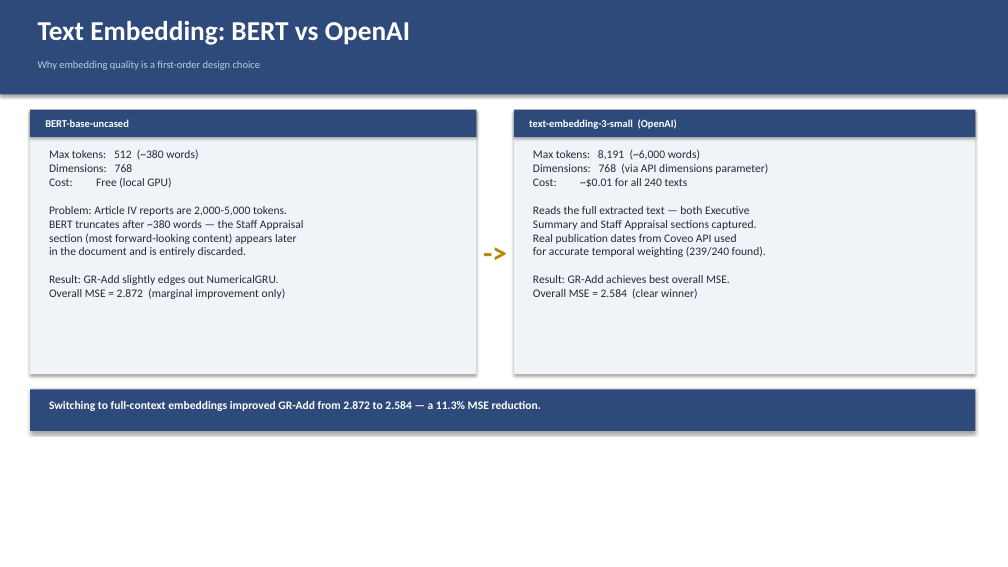
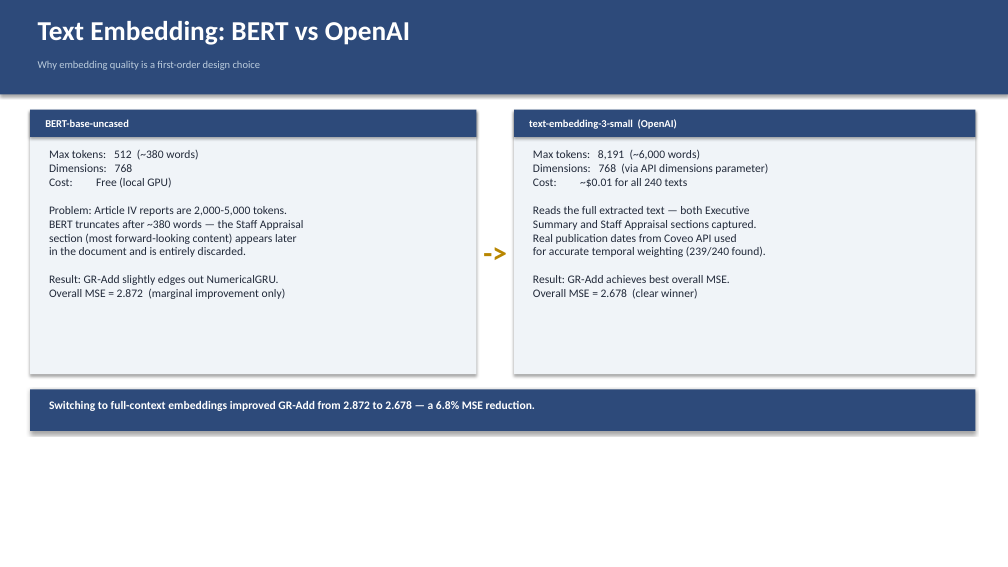
Before and after one commit to Akamemz/macro_forecasting, a slide deck: slide 4 of research/ppt/progress_week2.pptx. Drawn at 1008x567 pixels with LibreOffice and Linux fonts; fonts in the diff are those of the drawing. Boxes give left, top, right and bottom in pixels: in the first picture for what was removed or moved away, otherwise in the second. Text is boxed around its words. In the diff, an @@ line names an element or a change of style, - is before the commit and + after.

```diff
--- a/research/ppt/progress_week2.pptx
+++ b/research/ppt/progress_week2.pptx
@@ text at bbox=[533, 288, 697, 299]: text changed @@
-Overall MSE = 2.584 (clear winner)
+Overall MSE = 2.678 (clear winner)
@@ text at bbox=[49, 401, 535, 411]: text changed @@
-Switching to full-context embeddings improved GR-Add from 2.872 to 2.584 — a 11.3% MSE reduction.
+Switching to full-context embeddings improved GR-Add from 2.872 to 2.678 — a 6.8% MSE reduction.
```
Also in this commit, not shown: 6 other slides changed, 43 other files.
